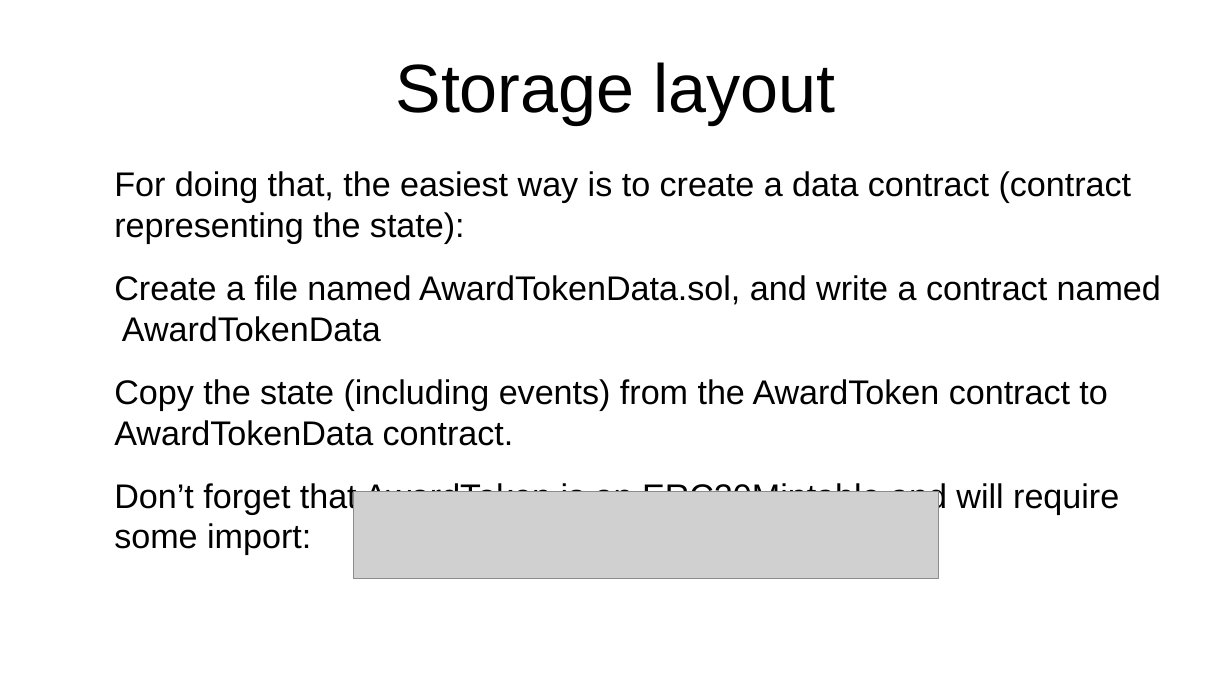
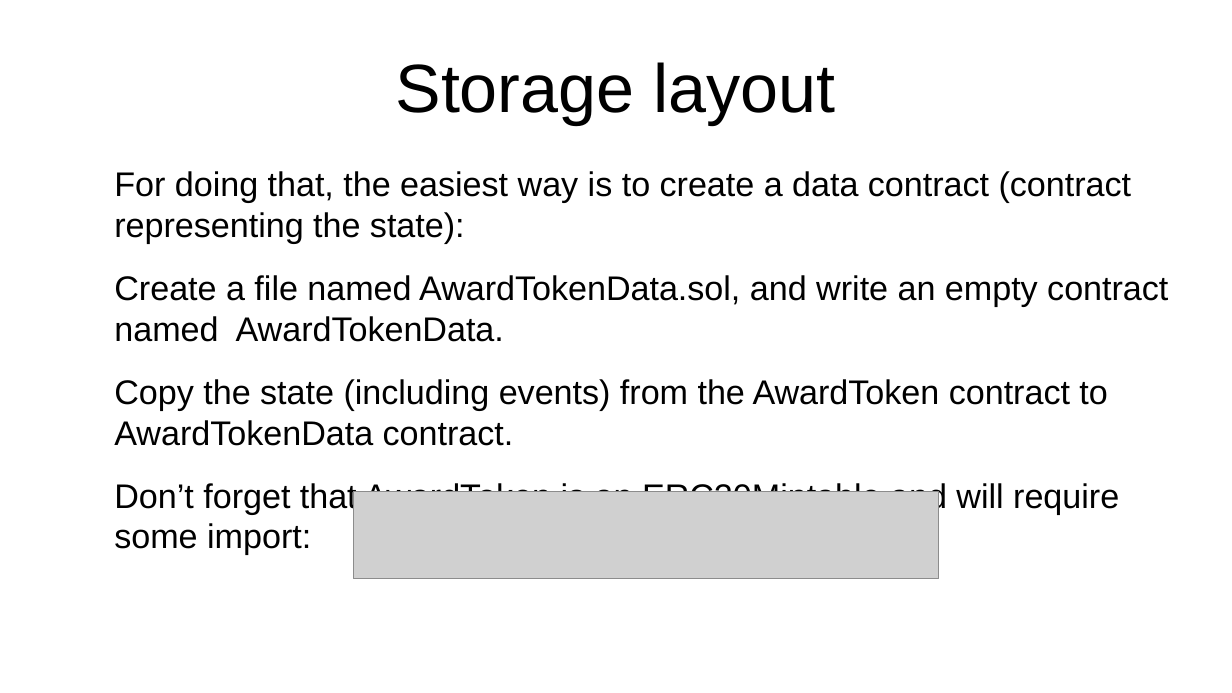
Before and after one commit to ethereum/remix-workshops, a slide deck: slide 14 of runningScript/proxyContract_AwardToken/ProxyContract.odp (slide 13 before the commit). Drawn at 1232x693 pixels with LibreOffice and Linux fonts; fonts in the diff are those of the drawing; grey boxes stand for pictures. Boxes give left, top, right and bottom in pixels: in the first picture for what was removed or moved away, otherwise in the second. Text is boxed around its words. In the diff, an @@ line names an element or a change of style, - is before the commit and + after.

```diff
--- a/runningScript/proxyContract_AwardToken/ProxyContract.odp
+++ b/runningScript/proxyContract_AwardToken/ProxyContract.odp
@@ text at [114,275,1168,342]: text changed @@
-Create a file named AwardTokenData.sol, and write a contract named AwardTokenData
+Create a file named AwardTokenData.sol, and write an empty contract named AwardTokenData.
```
Also in this commit, not shown: 10 other slides changed, 1 slide added, 5 slides removed, 2 other files.
